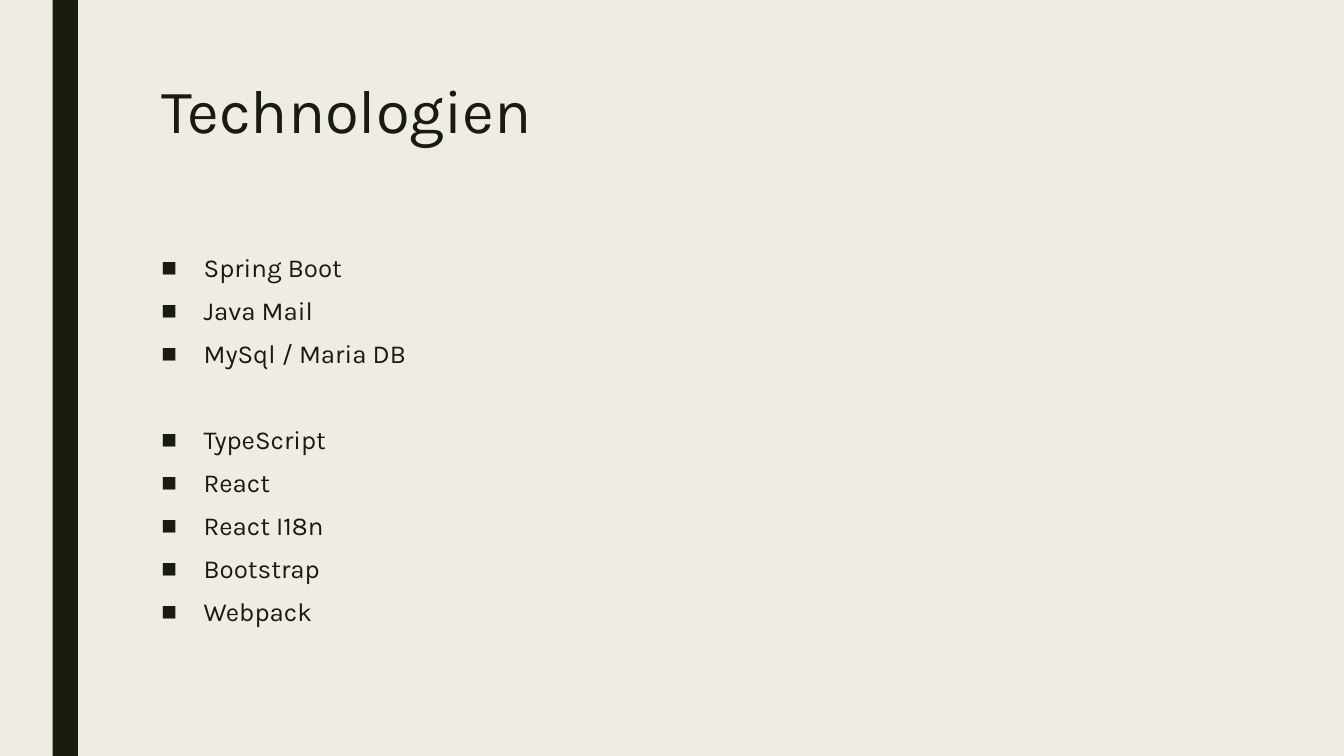
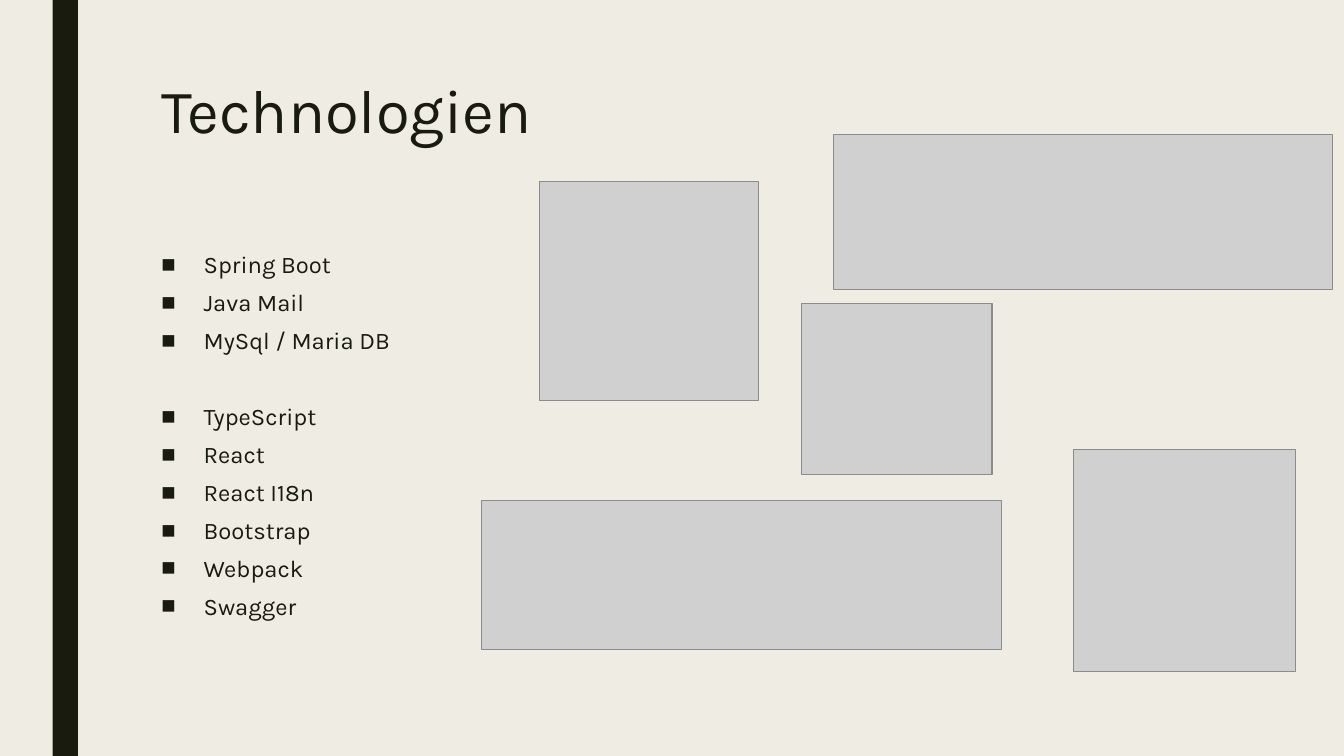
Before and after one commit to orizion/cssr, a slide deck: slide 3 of docs/CS Seminar Registration.pptx. Drawn at 1344x756 pixels with LibreOffice and Linux fonts; fonts in the diff are those of the drawing; grey boxes stand for pictures. Boxes give left, top, right and bottom in pixels: in the first picture for what was removed or moved away, otherwise in the second. Text is boxed around its words. In the diff, an @@ line names an element or a change of style, - is before the commit and + after.

Commit message:
update presentation

```diff
--- a/docs/CS Seminar Registration.pptx
+++ b/docs/CS Seminar Registration.pptx
@@ picture added at bbox=[834, 135, 1333, 290] @@
@@ picture added at bbox=[539, 181, 758, 400] @@
@@ text at bbox=[204, 256, 390, 583]: size 18.5 to 17 pt; line spacing 0.84 to 0.74 @@
@@ picture added at bbox=[802, 303, 992, 475] @@
@@ picture added at bbox=[1074, 450, 1297, 673] @@
@@ picture added at bbox=[482, 501, 1002, 650] @@
@@ text at bbox=[204, 600, 296, 621]: paragraph added @@
+■ Swagger
```
Also in this commit, not shown: 3 slides added.
